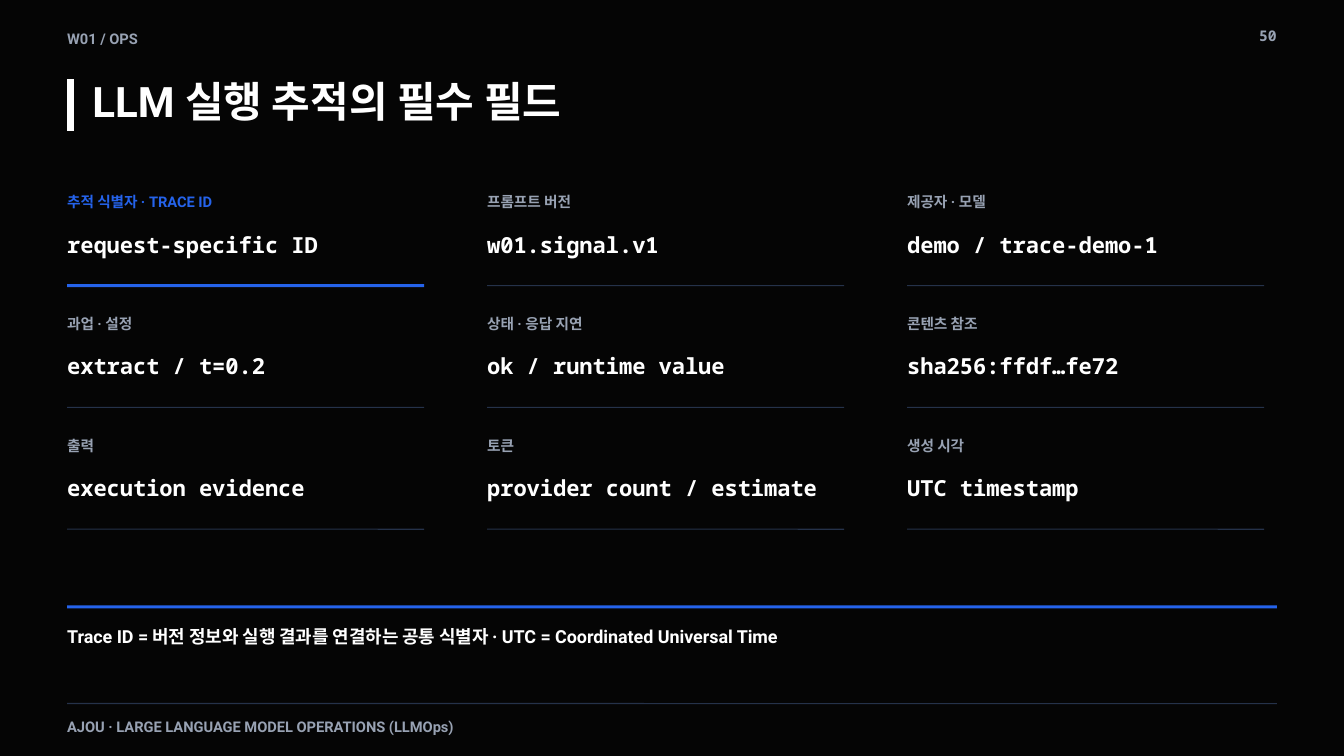
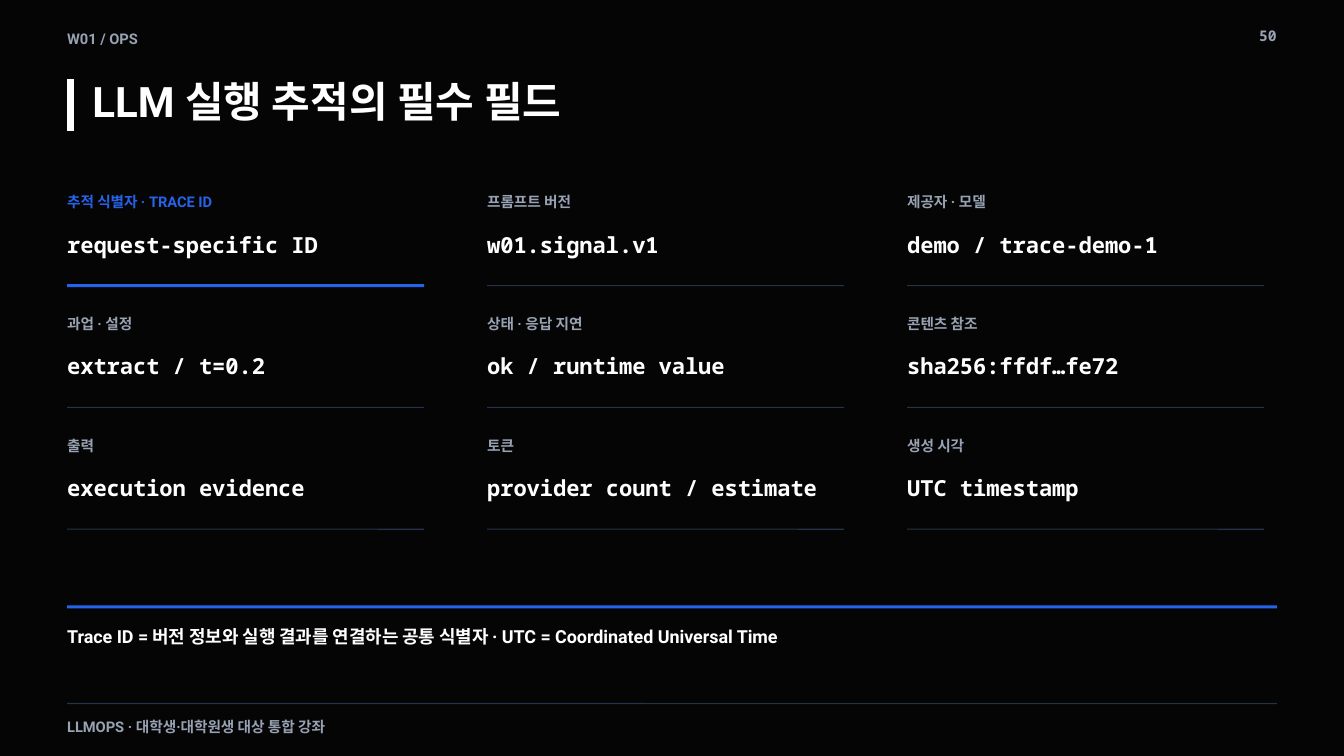
Before and after one commit to smilesjcha/llmops-16week, a slide deck: slide 50 of week01/lecture/01_week1_llmops_kickoff.pptx. Drawn at 1344x756 pixels with LibreOffice and Linux fonts; fonts in the diff are those of the drawing. Boxes give left, top, right and bottom in pixels: in the first picture for what was removed or moved away, otherwise in the second. Text is boxed around its words. In the diff, an @@ line names an element or a change of style, - is before the commit and + after.

```diff
--- a/week01/lecture/01_week1_llmops_kickoff.pptx
+++ b/week01/lecture/01_week1_llmops_kickoff.pptx
@@ text at [67,719,325,734]: text changed @@
-AJOU · LARGE LANGUAGE MODEL OPERATIONS (LLMOps)
+LLMOPS · 대학생·대학원생 대상 통합 강좌
```
Also in this commit, not shown: 74 other slides changed, 14 other files.
